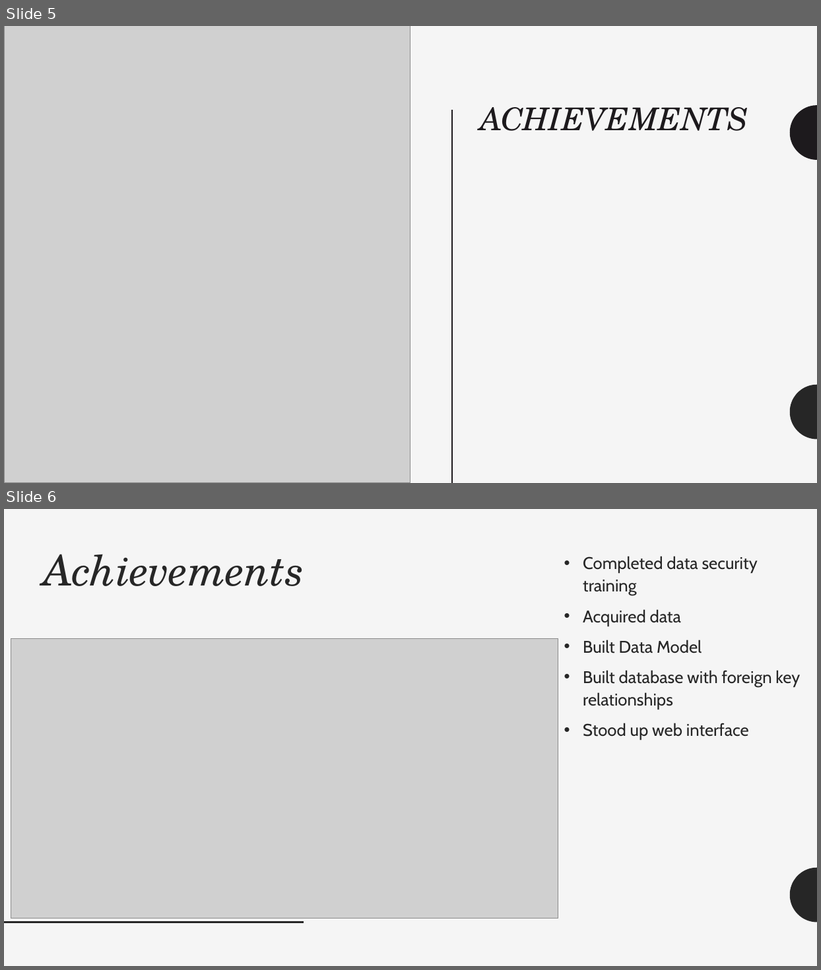
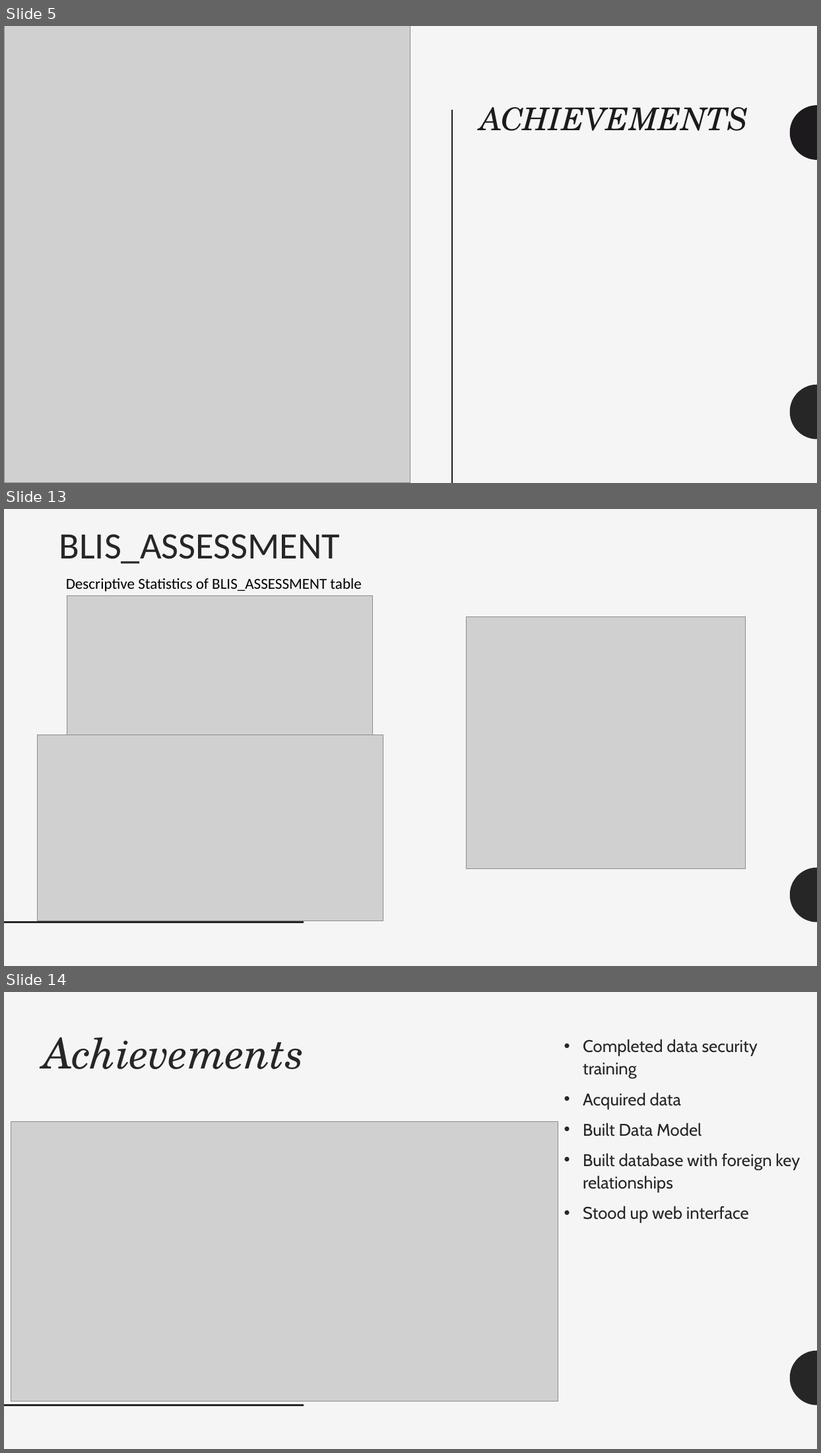
Before and after one commit to ezgisiir/URMCVenitaltorAllocation, a slide deck: Docs/ClassMeetings/2022_02_21_ClassMeeting.pptx. Shown one above the other, each under a label of ours: slides 5 and 6 before the commit, slides 5, 13 and 14 after it; the slides between them are not shown. The pictures are 821x970 and 821x1453 pixels, drawn with LibreOffice and Linux fonts; fonts in the diff are those of the drawing; grey boxes stand for pictures. Boxes give left, top, right and bottom in pixels: in the first picture for what was removed or moved away, otherwise in the second. Text is boxed around its words. In the diff, an @@ line names an element or a change of style, - is before the commit and + after.

Commit message:
Add files via upload
add descriptive stats and bar charts

```diff
--- a/Docs/ClassMeetings/2022_02_21_ClassMeeting.pptx
+++ b/Docs/ClassMeetings/2022_02_21_ClassMeeting.pptx
@@ slide 13 added at bbox=[4, 509, 817, 966], background #F5F5F5; not listed: 2 template elements that a slide beside it also shows @@
@@ title added at bbox=[59, 534, 340, 564], 44 pt, text #262626 @@
+BLIS_ASSESSMENT
@@ text added at bbox=[66, 578, 361, 591], 18 pt, text #000000 @@
+Descriptive Statistics of BLIS_ASSESSMENT table
@@ picture added at bbox=[67, 595, 372, 735] @@
@@ picture added at bbox=[467, 617, 746, 869] @@
@@ picture added at bbox=[38, 735, 384, 921] @@
@@ what was slide 6 is now slide 14 @@
```
Also in this commit, not shown: 7 other slides added.
